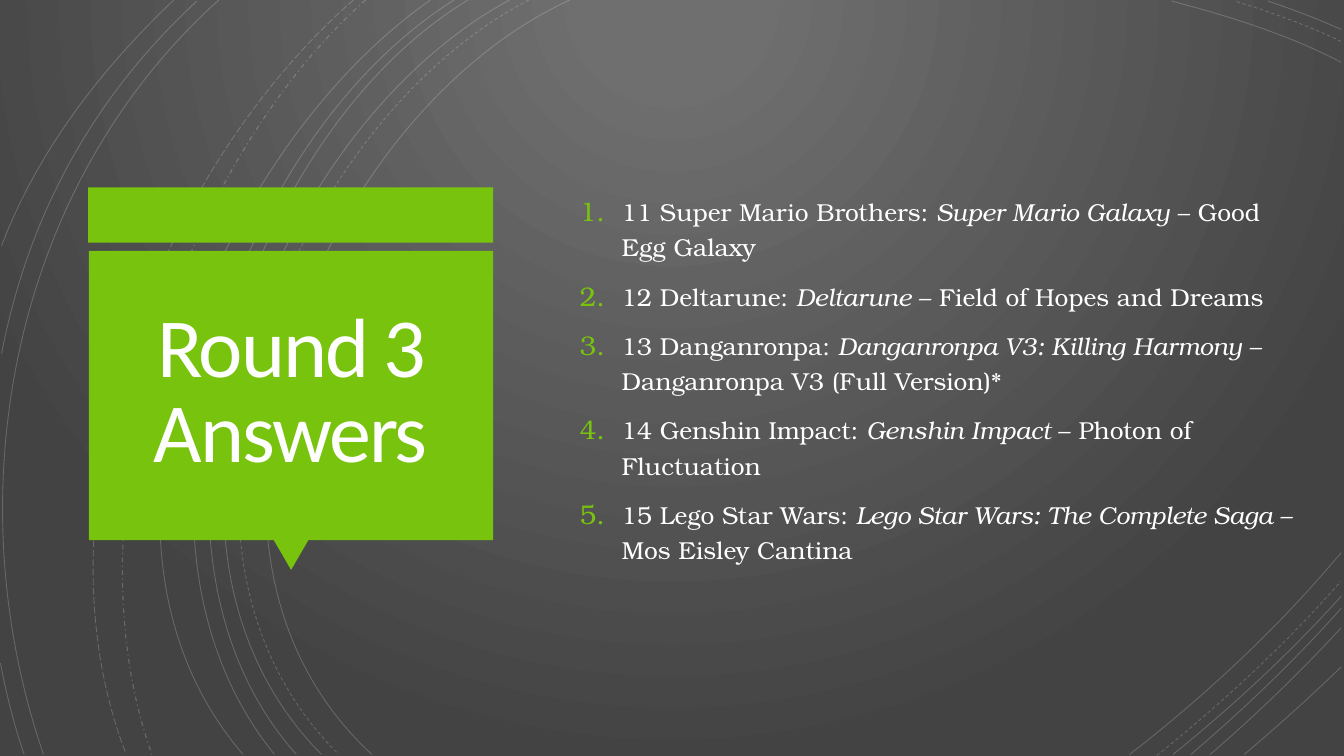
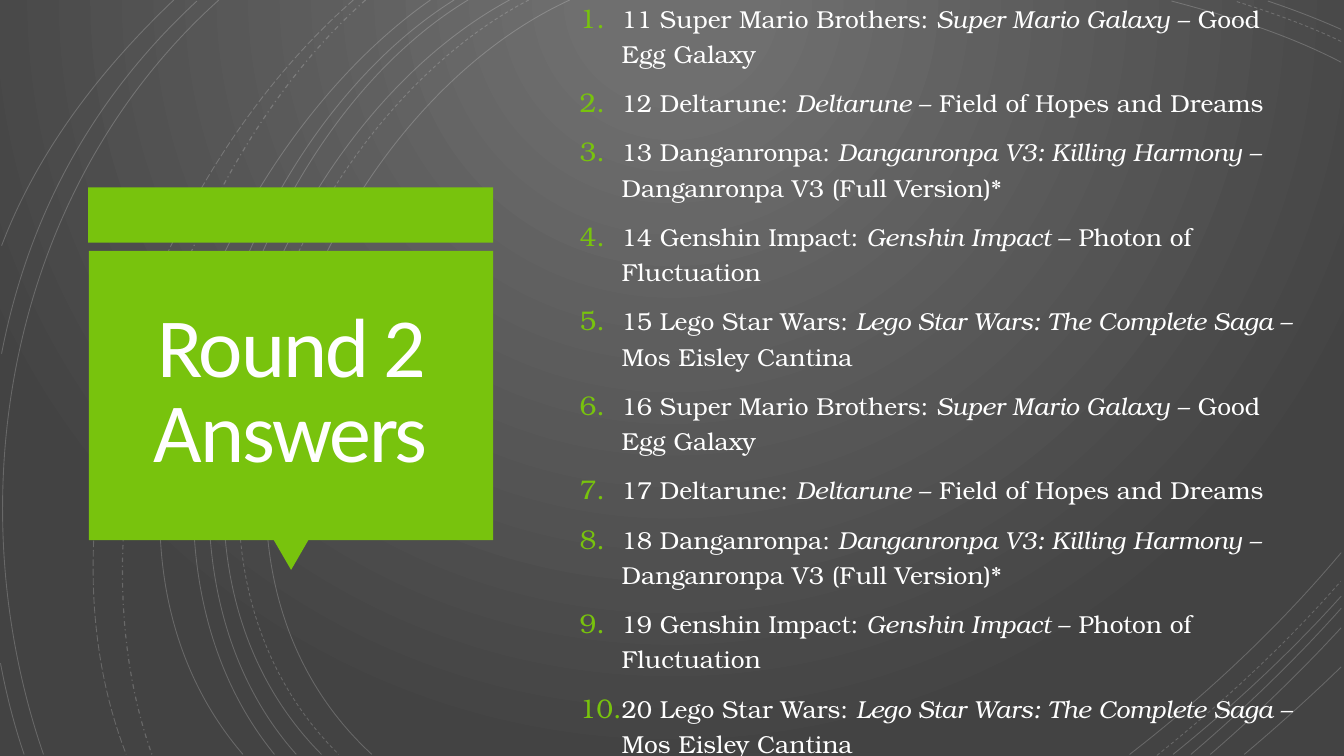
Before and after one commit to Rwelk/Video-Game-Music-Competition, a slide deck: slide 28 of VGMC 2022 Spring Slides.pptx (slide 26 before the commit). Drawn at 1344x756 pixels with LibreOffice and Linux fonts; fonts in the diff are those of the drawing. Boxes give left, top, right and bottom in pixels: in the first picture for what was removed or moved away, otherwise in the second. Text is boxed around its words. In the diff, an @@ line names an element or a change of style, - is before the commit and + after.

Commit message:
Added Challenge Round

```diff
--- a/VGMC 2022 Spring Slides.pptx
+++ b/VGMC 2022 Spring Slides.pptx
@@ title at (154,318,428,463): text changed @@
-Round 3 Answers
+Round 2 Answers
@@ text at (622,397,1273,756): paragraphs added @@
+6. 16 Super Mario Brothers: Super Mario Galaxy – Good Egg Galaxy
+7. 17 Deltarune: Deltarune – Field of Hopes and Dreams
+8. 18 Danganronpa: Danganronpa V3: Killing Harmony – Danganronpa V3 (Full Version)*
+9. 19 Genshin Impact: Genshin Impact – Photon of Fluctuation
+10. 20 Lego Star Wars: Lego Star Wars: The Complete Saga – Mos Eisley Cantina
```
Also in this commit, not shown: 9 other slides changed, 42 slides added, 54 other files.
